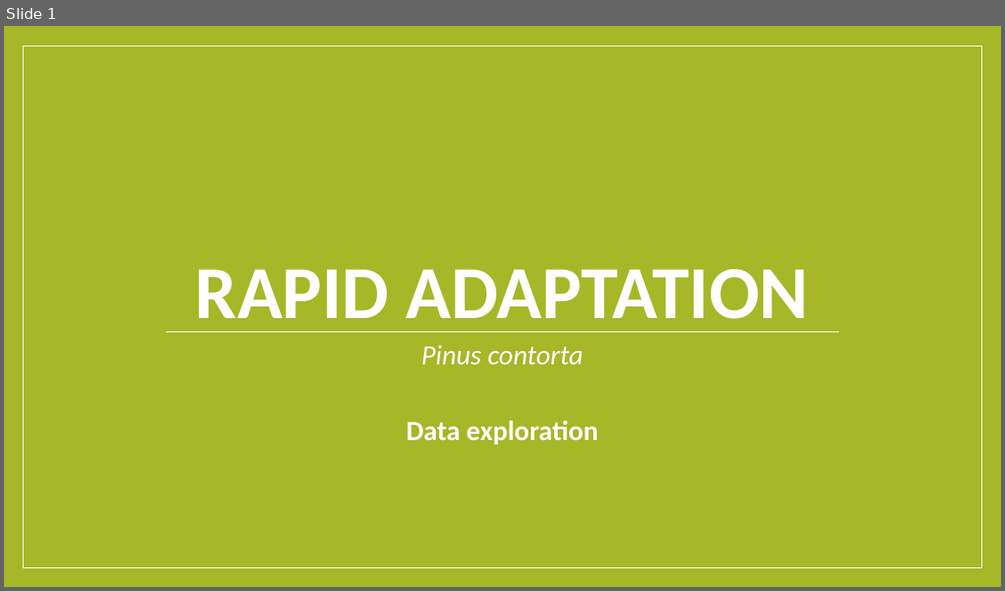
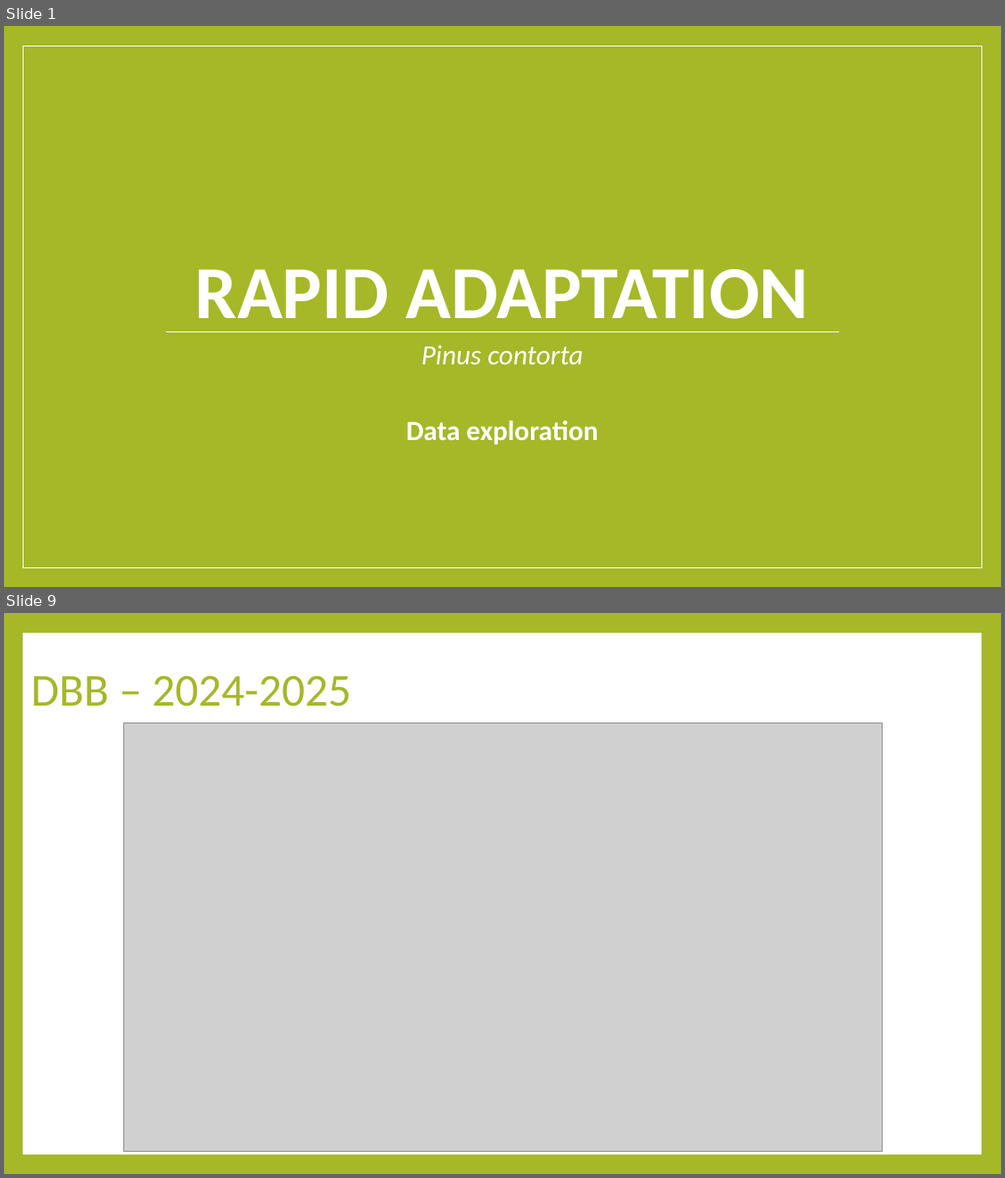
Before and after one commit to luisasenecio/RapidAdaptation, a slide deck: RapidAdaptation_DataExploration.pptx. Shown one above the other, each under a label of ours: slide 1 before the commit, slides 1 and 9 after it; the slides between them are not shown. The pictures are 1005x591 and 1005x1178 pixels, drawn with LibreOffice and Linux fonts; fonts in the diff are those of the drawing; grey boxes stand for pictures. Boxes give left, top, right and bottom in pixels: in the first picture for what was removed or moved away, otherwise in the second. Text is boxed around its words. In the diff, an @@ line names an element or a change of style, - is before the commit and + after.

```diff
--- a/RapidAdaptation_DataExploration.pptx
+++ b/RapidAdaptation_DataExploration.pptx
@@ slide 9 added at [4,613,1001,1174], background #A6B727 @@
@@ rectangle added at [23,633,981,1154], fill #FFFFFF @@
@@ title added at [31,675,351,706], 44 pt, text #A6B727 @@
+DBB – 2024-2025
@@ picture added at [123,723,882,1151] @@
```
Also in this commit, not shown: 1 slide changed, 13 other slides added, 2 slides removed, 17 other files.
